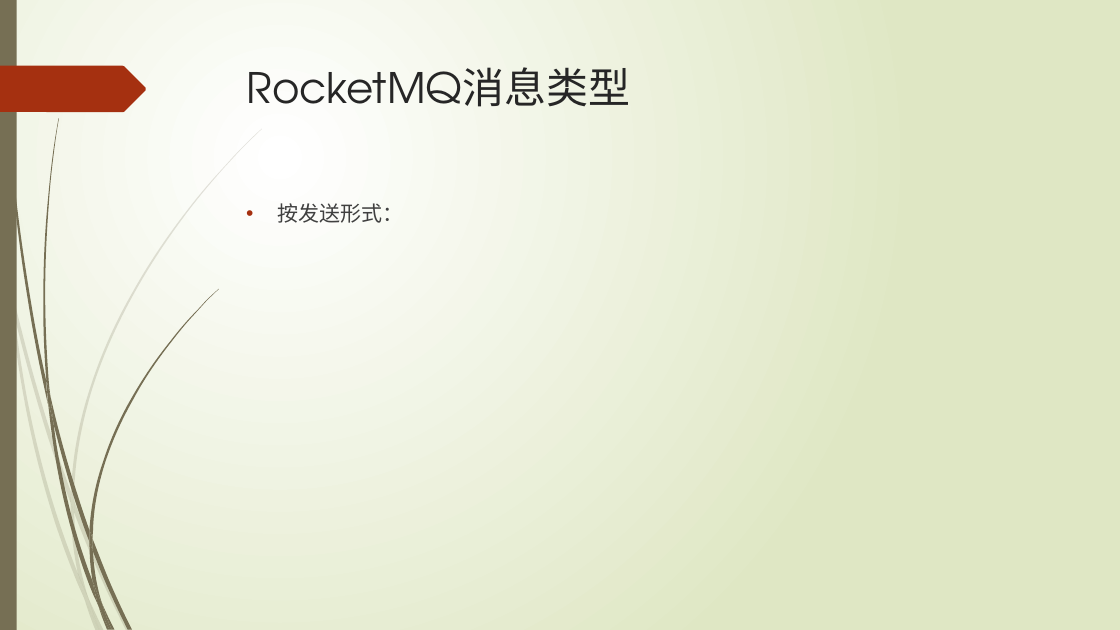
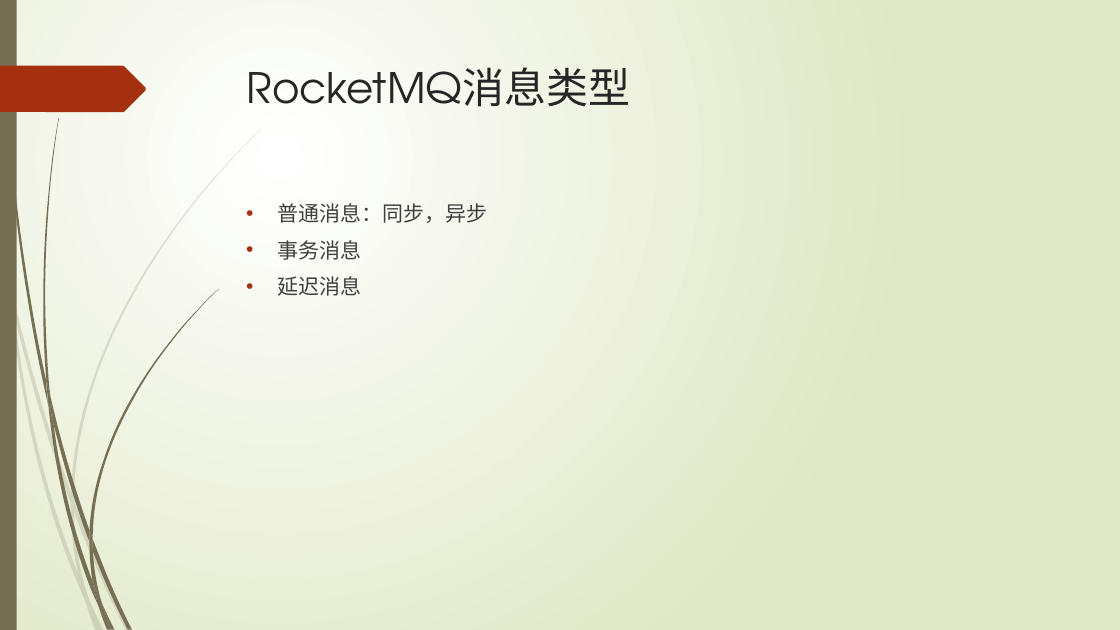
Before and after one commit to xljnc/rocketmqLearning, a slide deck: slide 8 of doc/RocketMQ简介.pptx. Drawn at 1120x630 pixels with LibreOffice and Linux fonts; fonts in the diff are those of the drawing. Boxes give left, top, right and bottom in pixels: in the first picture for what was removed or moved away, otherwise in the second. Text is boxed around its words. In the diff, an @@ line names an element or a change of style, - is before the commit and + after.

Commit message:
RocketMQ简介.pptx by qiyu 2021-04-26

```diff
--- a/doc/RocketMQ简介.pptx
+++ b/doc/RocketMQ简介.pptx
@@ text at (x1=278, y1=203, x2=488, y2=296): text changed @@
-• 按发送形式：
+• 普通消息：同步，异步
+• 事务消息
+• 延迟消息
```
Also in this commit, not shown: 3 slides added.
